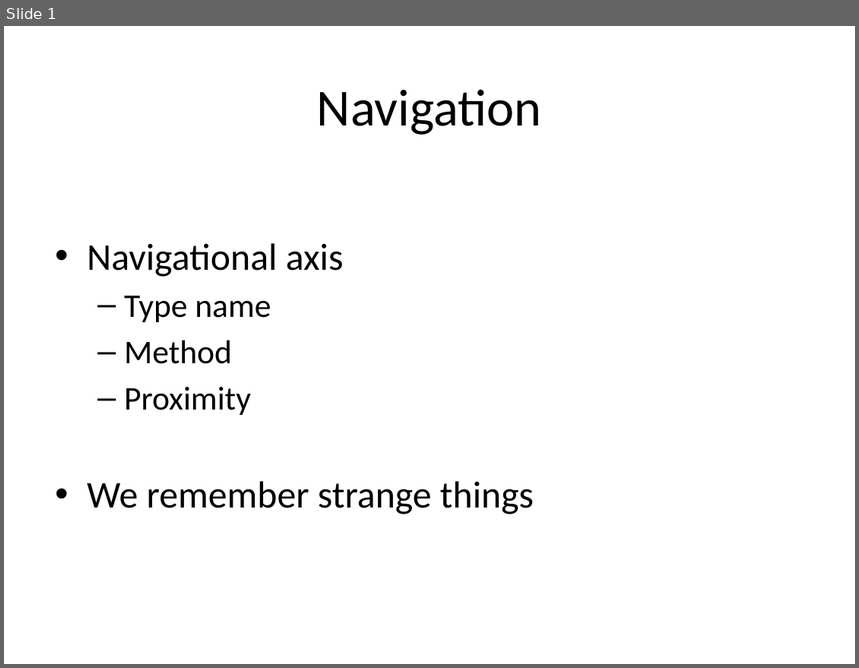
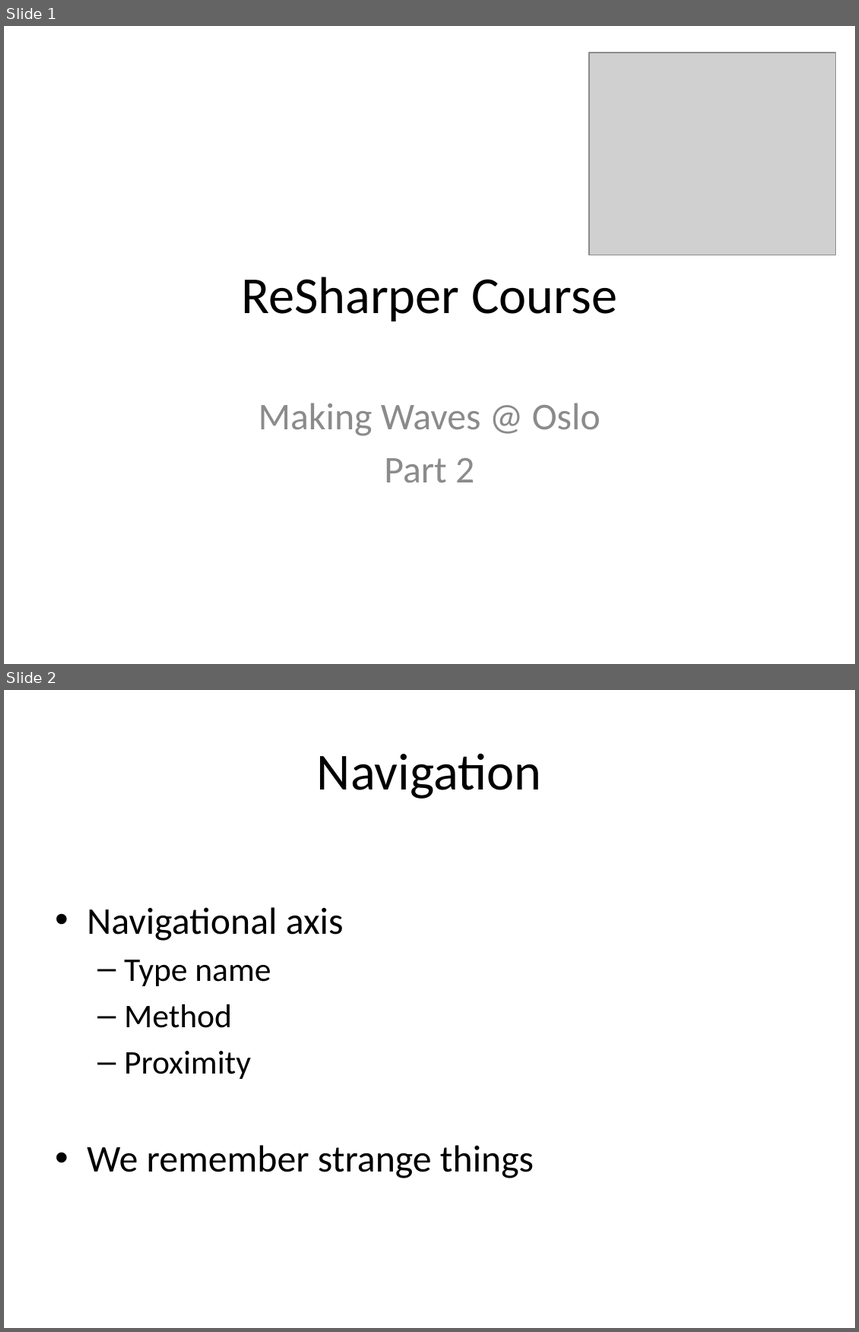
Before and after one commit to rasmuskl/ReSharperCourse, a slide deck: Presentations/2 - Exercises - ReSharper Course.pptx. Shown one above the other, each under a label of ours: slide 1 before the commit, slides 1 and 2 after it. The pictures are 859x668 and 859x1332 pixels, drawn with LibreOffice and Linux fonts; fonts in the diff are those of the drawing; grey boxes stand for pictures. Boxes give left, top, right and bottom in pixels: in the first picture for what was removed or moved away, otherwise in the second. Text is boxed around its words. In the diff, an @@ line names an element or a change of style, - is before the commit and + after.

```diff
--- a/Presentations/2 - Exercises - ReSharper Course.pptx
+++ b/Presentations/2 - Exercises - ReSharper Course.pptx
@@ slide 1 added at <box>4,26,855,664</box>, background #FFFFFF @@
@@ picture added at <box>590,53,836,255</box> @@
@@ title added at <box>241,277,617,322</box>, 44 pt, text #000000 @@
+ReSharper Course
@@ subtitle added at <box>259,403,601,483</box>, 32 pt, text #8C8C8C @@
+Making Waves @ Oslo
+Part 2
@@ what was slide 1 is now slide 2 @@
```
Also in this commit, not shown: 3 slides changed, 2 other slides added, 1 slide removed, 13 other files.
